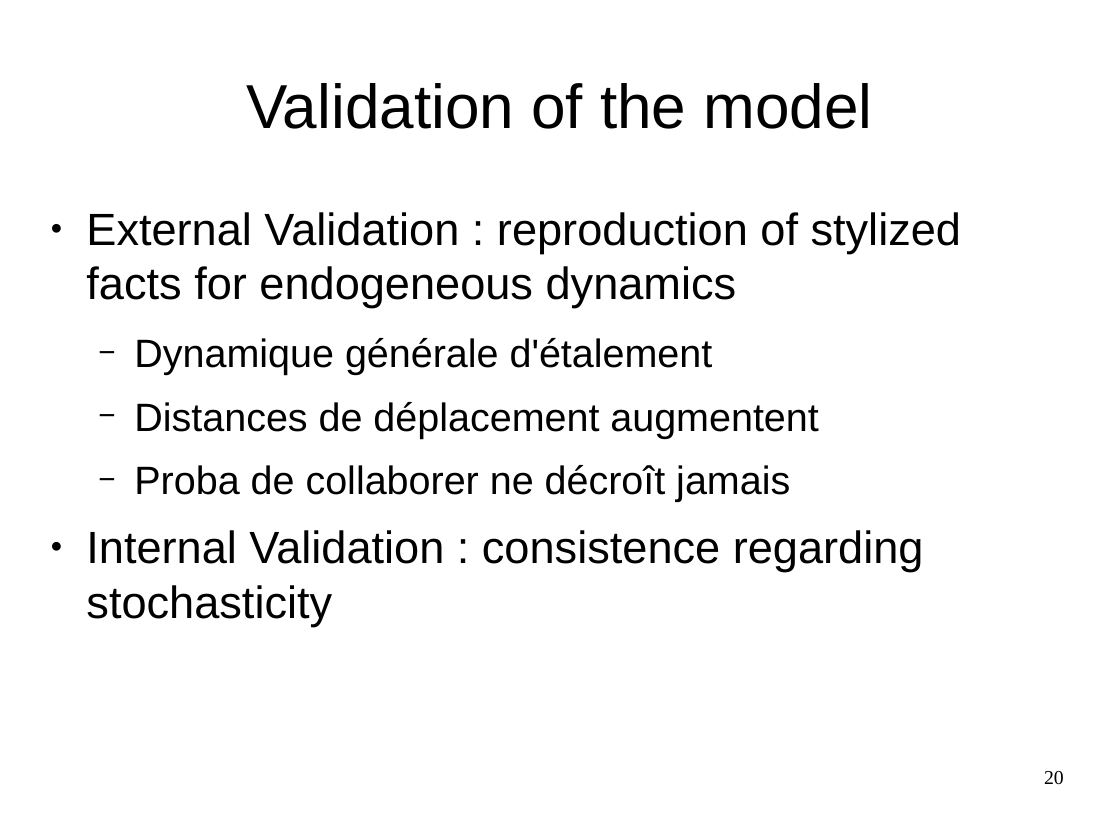
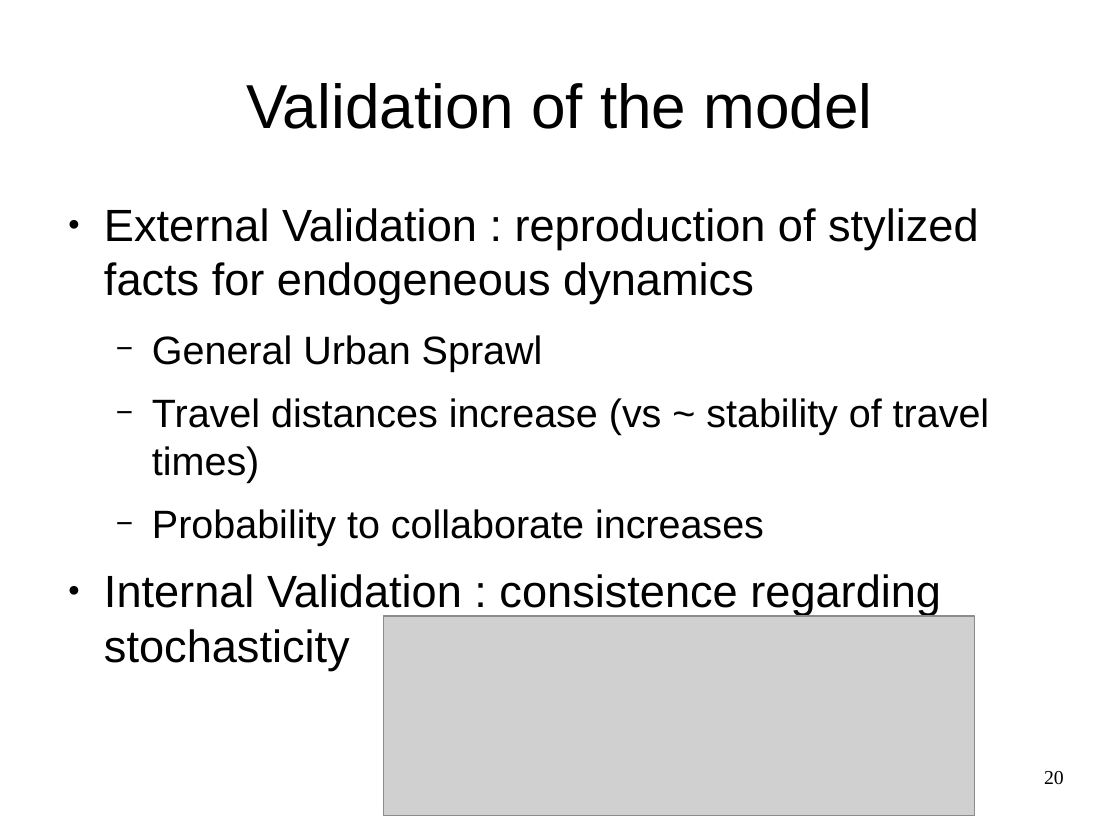
Before and after one commit to JusteRaimbault/CityNetwork, a slide deck: slide 20 of Docs/Communications/ECTQG2015/Metropolsim/LUTECIA-ECTQG-V4.odp. Drawn at 1120x840 pixels with LibreOffice and Linux fonts; fonts in the diff are those of the drawing; grey boxes stand for pictures. Boxes give left, top, right and bottom in pixels: in the first picture for what was removed or moved away, otherwise in the second. Text is boxed around its words. In the diff, an @@ line names an element or a change of style, - is before the commit and + after.

```diff
--- a/Docs/Communications/ECTQG2015/Metropolsim/LUTECIA-ECTQG-V4.odp
+++ b/Docs/Communications/ECTQG2015/Metropolsim/LUTECIA-ECTQG-V4.odp
@@ text "External Validation : reproduction of ...": place and size @@
-text "External Validation : reproduction of ..." at bbox=[86, 212, 962, 626]
+text "External Validation : reproduction of ..." at bbox=[104, 208, 989, 670]
@@ text at bbox=[152, 335, 989, 546]: text changed @@
-  − Dynamique générale d'étalement
-  − Distances de déplacement augmentent
-  − Proba de collaborer ne décroît jamais
+  − General Urban Sprawl
+  − Travel distances increase (vs ~ stability of travel times)
+  − Probability to collaborate increases
@@ picture added at bbox=[384, 616, 975, 816] @@
```
Also in this commit, not shown: 4 other slides changed, 10 slides added, 7 slides removed, 23 other files.
